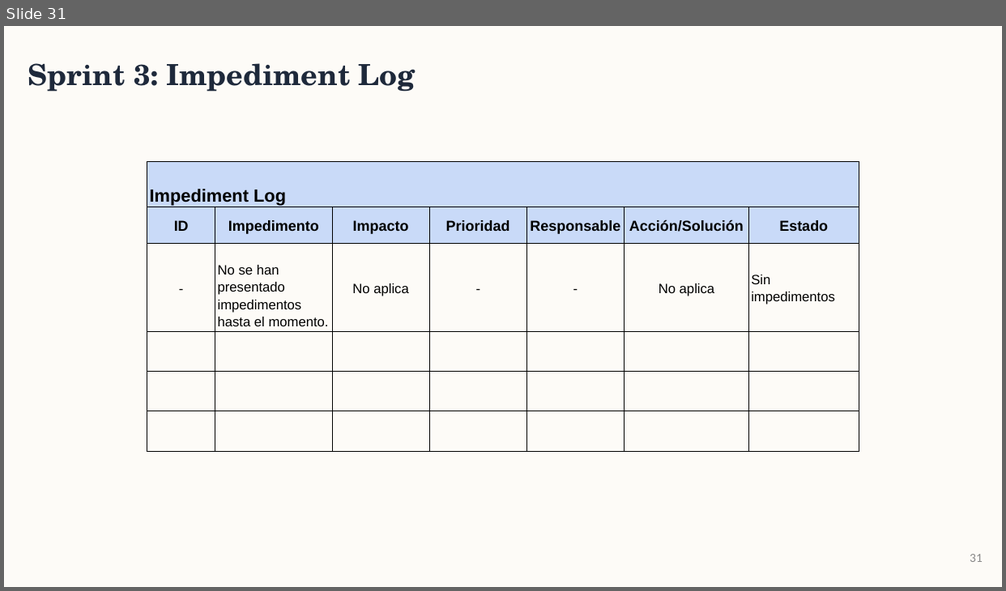
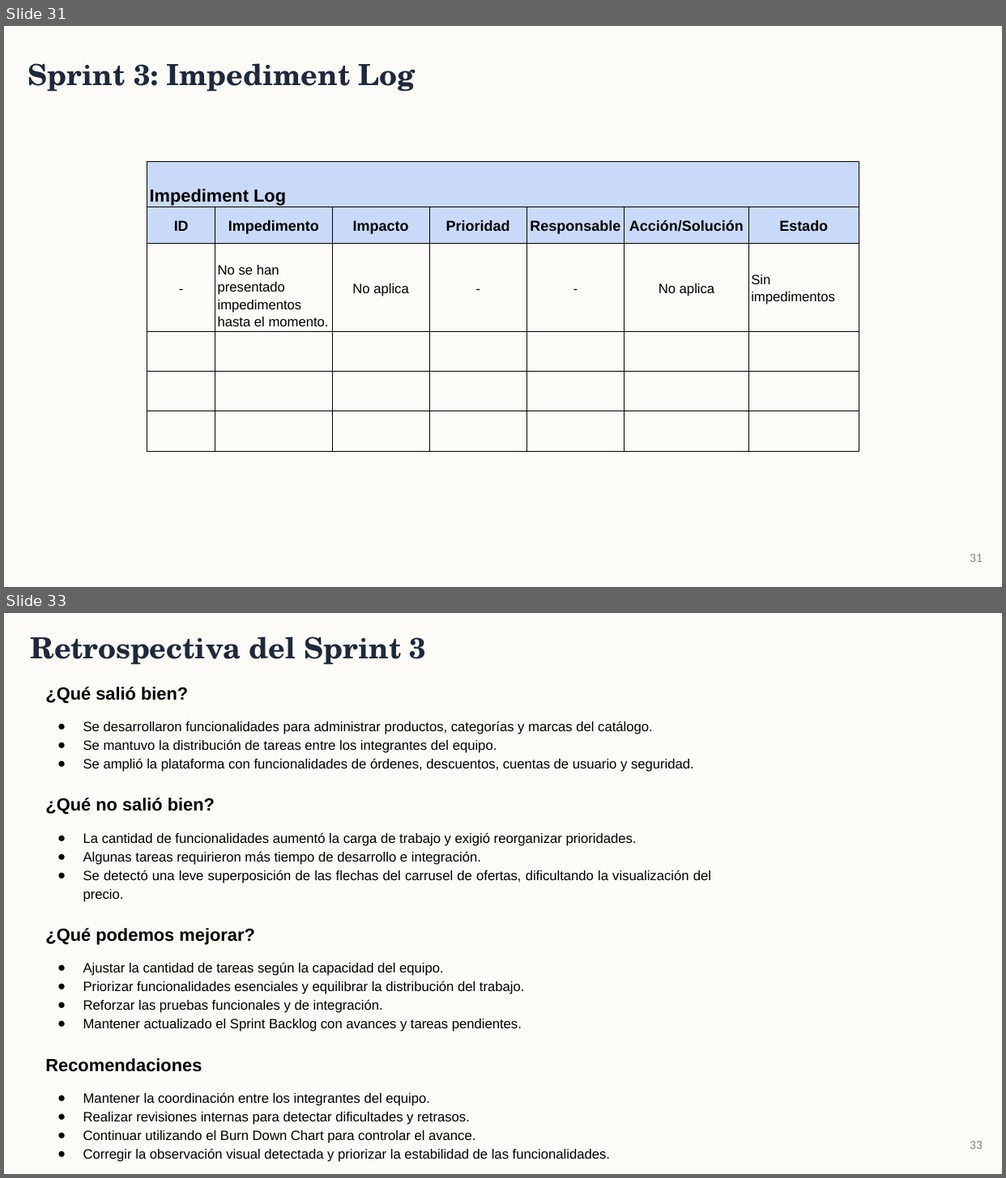
Before and after one commit to BenjaminStavrakopulos/monsite_documentacion, a slide deck: Fase 2/Evidencias Proyecto/Presentación Proyecto.pptx. Shown one above the other, each under a label of ours: slide 31 before the commit, slides 31 and 33 after it; the slides between them are not shown. The pictures are 1006x591 and 1006x1178 pixels, drawn with LibreOffice and Linux fonts; fonts in the diff are those of the drawing. Boxes give left, top, right and bottom in pixels: in the first picture for what was removed or moved away, otherwise in the second. Text is boxed around its words. In the diff, an @@ line names an element or a change of style, - is before the commit and + after.

```diff
--- a/Fase 2/Evidencias Proyecto/Presentación Proyecto.pptx
+++ b/Fase 2/Evidencias Proyecto/Presentación Proyecto.pptx
@@ slide 33 added at [4,613,1002,1174], background #FDFBF7 @@
@@ text added at [30,636,427,665], 28 pt, text #1E293B, bold @@
+Retrospectiva del Sprint 3
@@ text added at [45,687,711,1162], 13 pt, text #000000 @@
+¿Qué salió bien?
+● Se desarrollaron funcionalidades para administrar productos, categorías y marcas del catálogo.
+● Se mantuvo la distribución de tareas entre los integrantes del equipo.
+● Se amplió la plataforma con funcionalidades de órdenes, descuentos, cuentas de usuario y seguridad.
+¿Qué no salió bien?
+● La cantidad de funcionalidades aumentó la carga de trabajo y exigió reorganizar prioridades.
+● Algunas tareas requirieron más tiempo de desarrollo e integración.
+● Se detectó una leve superposición de las flechas del carrusel de ofertas, dificultando la visualización del precio.
+¿Qué podemos mejorar?
+● Ajustar la cantidad de tareas según la capacidad del equipo.
+● Priorizar funcionalidades esenciales y equilibrar la distribución del trabajo.
+● Reforzar las pruebas funcionales y de integración.
+● Mantener actualizado el Sprint Backlog con avances y tareas pendientes.
+Recomendaciones
+● Mantener la coordinación entre los integrantes del equipo.
+● Realizar revisiones internas para detectar dificultades y retrasos.
+● Continuar utilizando el Burn Down Chart para controlar el avance.
+● Corregir la observación visual detectada y priorizar la estabilidad de las funcionalidades.
@@ page number added at [970,1141,982,1149], 12 pt, text #888888 @@
+33
```
Also in this commit, not shown: 3 slides changed, 8 other slides added, 1 other file.
